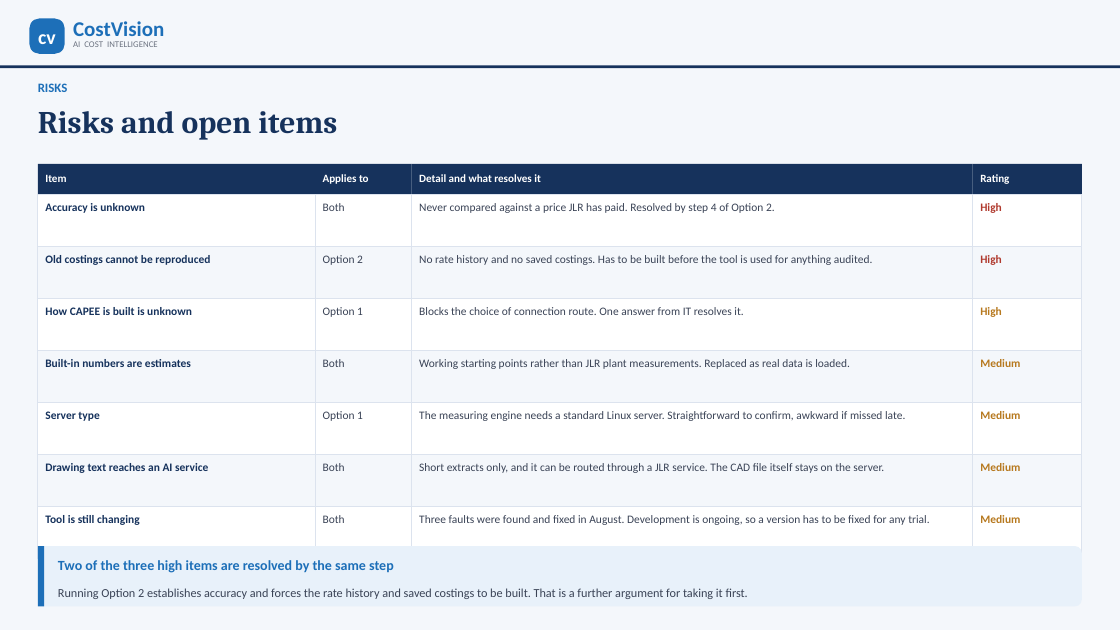
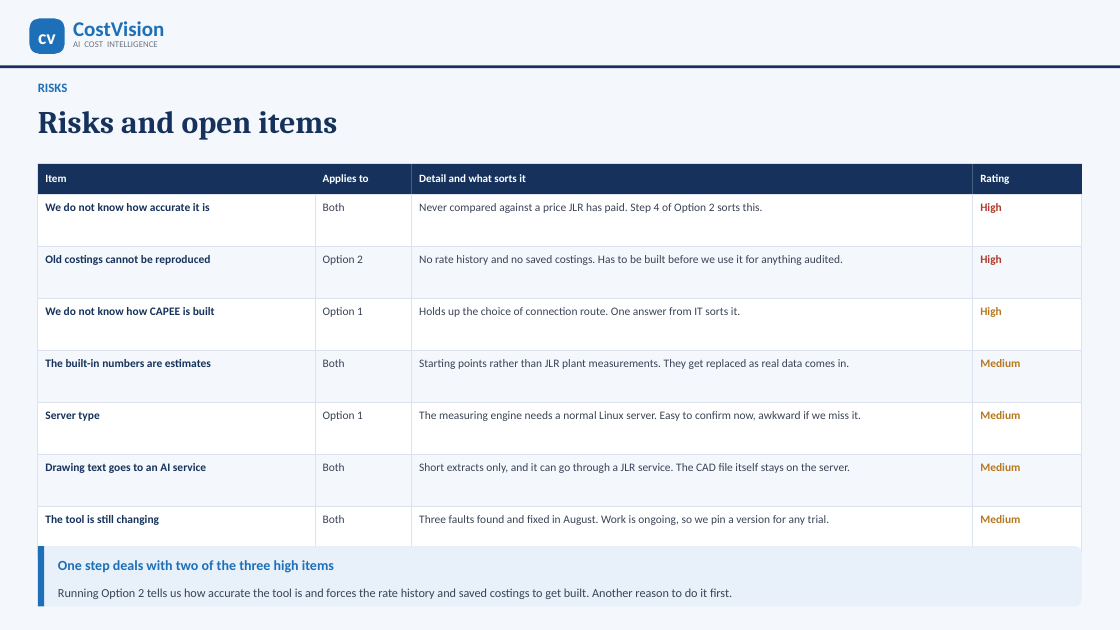
Before and after one commit to bhosaleavinash546/leamington-marathi, a slide deck: slide 16 of CostVision-CAPEE-Implementation-Options.pptx. Drawn at 1120x630 pixels with LibreOffice and Linux fonts; fonts in the diff are those of the drawing. Boxes give left, top, right and bottom in pixels: in the first picture for what was removed or moved away, otherwise in the second. Text is boxed around its words. In the diff, an @@ line names an element or a change of style, - is before the commit and + after.

```diff
--- a/CostVision-CAPEE-Implementation-Options.pptx
+++ b/CostVision-CAPEE-Implementation-Options.pptx
@@ text at [419,174,526,182]: text changed @@
-Detail and what resolves it
+Detail and what sorts it
@@ text at [45,203,209,211]: text changed @@
-Accuracy is unknown
+We do not know how accurate it is
@@ text at [419,203,763,213]: text changed @@
-Never compared against a price JLR has paid. Resolved by step 4 of Option 2.
+Never compared against a price JLR has paid. Step 4 of Option 2 sorts this.
@@ text at [419,255,843,265]: text changed @@
-No rate history and no saved costings. Has to be built before the tool is used for anything audited.
+No rate history and no saved costings. Has to be built before we use it for anything audited.
@@ text at [45,307,215,315]: text changed @@
-How CAPEE is built is unknown
+We do not know how CAPEE is built
@@ text at [419,307,740,317]: text changed @@
-Blocks the choice of connection route. One answer from IT resolves it.
+Holds up the choice of connection route. One answer from IT sorts it.
@@ text at [45,359,211,367]: text changed @@
-Built-in numbers are estimates
+The built-in numbers are estimates
@@ text at [419,359,850,369]: text changed @@
-Working starting points rather than JLR plant measurements. Replaced as real data is loaded.
+Starting points rather than JLR plant measurements. They get replaced as real data comes in.
@@ text at [419,411,861,421]: text changed @@
-The measuring engine needs a standard Linux server. Straightforward to confirm, awkward if missed late.
+The measuring engine needs a normal Linux server. Easy to confirm now, awkward if we miss it.
@@ text at [45,463,206,473]: text changed @@
-Drawing text reaches an AI service
+Drawing text goes to an AI service
@@ text at [419,463,850,473]: text changed @@
-Short extracts only, and it can be routed through a JLR service. The CAD file itself stays on the server.
+Short extracts only, and it can go through a JLR service. The CAD file itself stays on the server.
@@ text at [45,515,160,525]: text changed @@
-Tool is still changing
+The tool is still changing
@@ text at [419,515,829,525]: text changed @@
-Three faults were found and fixed in August. Development is ongoing, so a version has to be fixed for any trial.
+Three faults found and fixed in August. Work is ongoing, so we pin a version for any trial.
@@ text at [58,560,334,573]: text changed @@
-Two of the three high items are resolved by the same step
+One step deals with two of the three high items
@@ text at [58,588,732,599]: text changed @@
-Running Option 2 establishes accuracy and forces the rate history and saved costings to be built. That is a further argument for taking it first.
+Running Option 2 tells us how accurate the tool is and forces the rate history and saved costings to get built. Another reason to do it first.
```
Also in this commit, not shown: 18 other slides changed, 1 other file.
